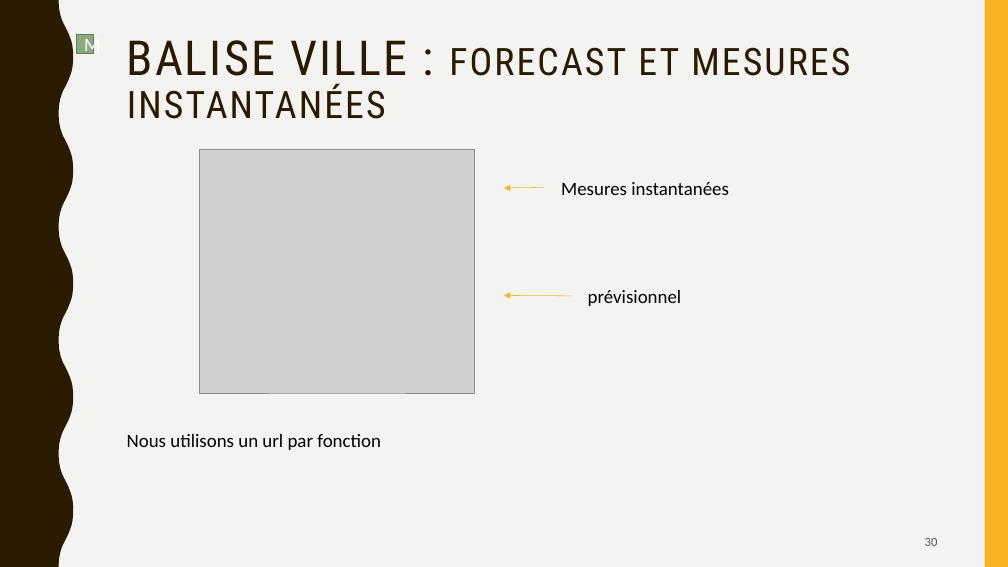
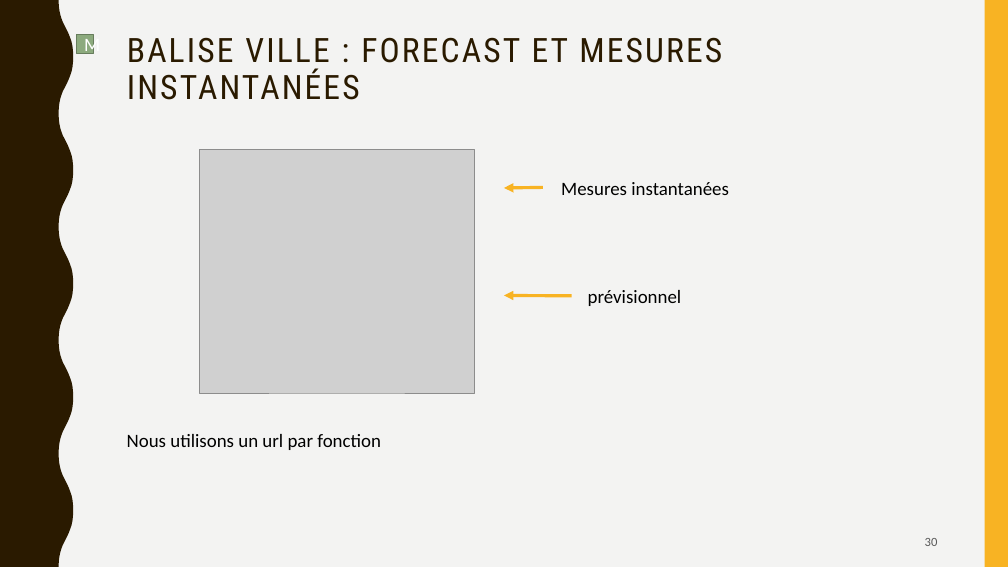
Before and after one commit to aiekick/ProjectStationMeteo, a slide deck: slide 30 of doc/StationMeteo_Soutenance_Stephane.pptx. Drawn at 1008x567 pixels with LibreOffice and Linux fonts; fonts in the diff are those of the drawing; grey boxes stand for pictures. Boxes give left, top, right and bottom in pixels: in the first picture for what was removed or moved away, otherwise in the second. Text is boxed around its words. In the diff, an @@ line names an element or a change of style, - is before the commit and + after.

```diff
--- a/doc/StationMeteo_Soutenance_Stephane.pptx
+++ b/doc/StationMeteo_Soutenance_Stephane.pptx
@@ title "BALISE VILLE : FORECAST ET ..." at [127, 37, 722, 100]: size 45.9 to 32 pt in "BALISE VILLE :"; size 36 to 32 pt in "FORECAST ET MESURES INSTANTANÉES" @@
@@ arrow (543, 188) - (504, 188): stroke #F8B323 0.5 pt to #F8B323 3 pt @@
@@ arrow (572, 296) - (504, 296): stroke #F8B323 0.5 pt to #F8B323 3 pt @@
```
Also in this commit, not shown: 16 other slides changed, 2 slides added, 3 slides removed.
